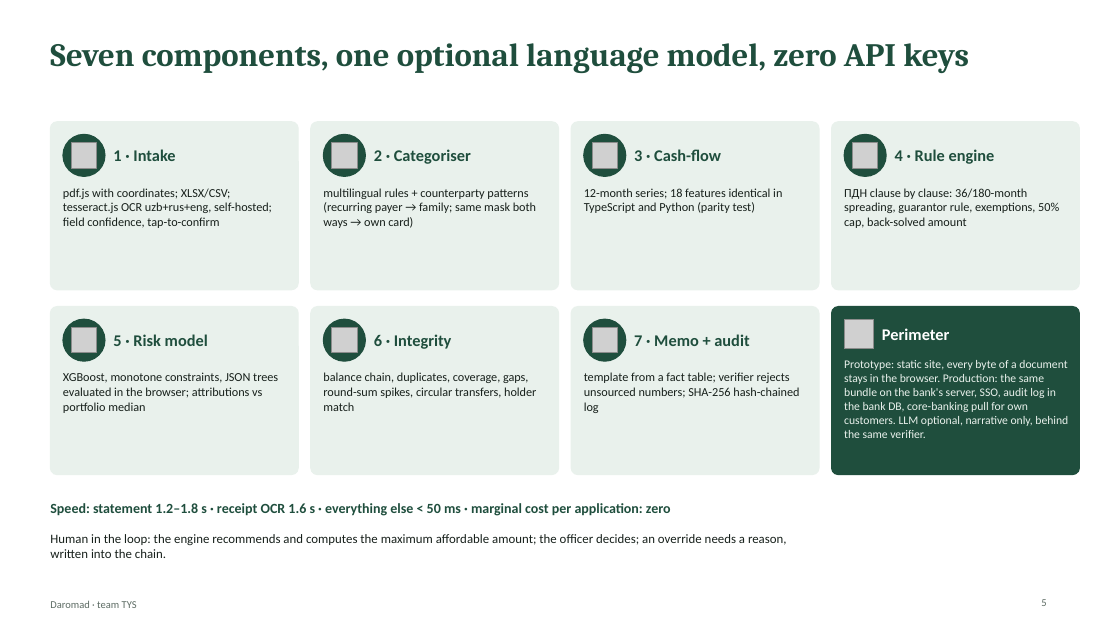
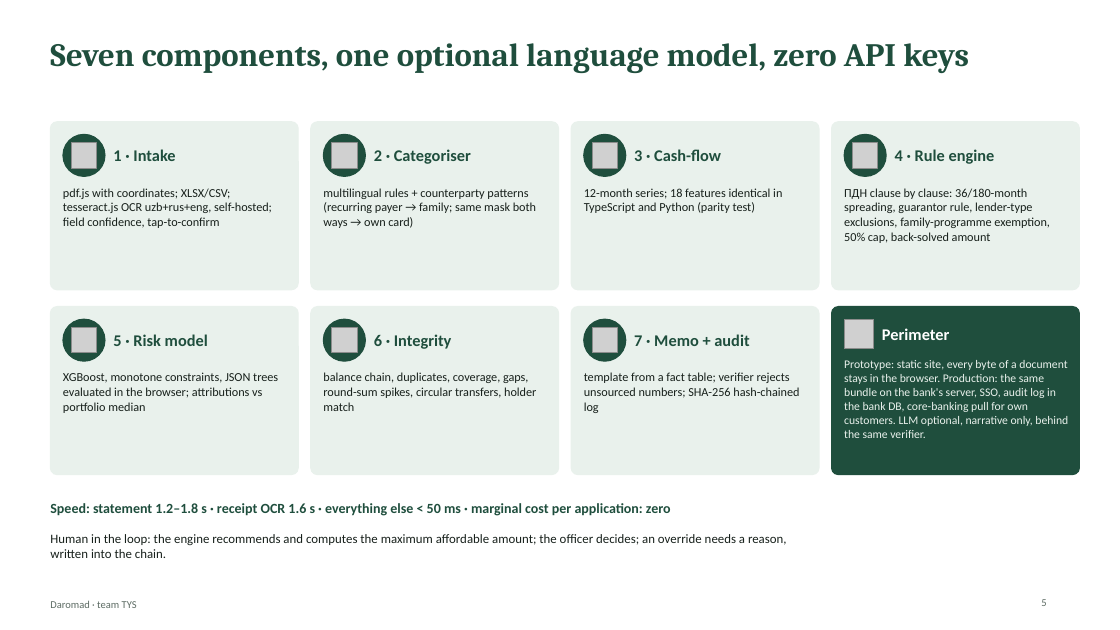
Before and after one commit to hmunisbekk-droid/TYS-fintech, a slide deck: slide 5 of deck/Daromad_TYS_deck.pptx. Drawn at 1120x630 pixels with LibreOffice and Linux fonts; fonts in the diff are those of the drawing; grey boxes stand for pictures. Boxes give left, top, right and bottom in pixels: in the first picture for what was removed or moved away, otherwise in the second. Text is boxed around its words. In the diff, an @@ line names an element or a change of style, - is before the commit and + after.

```diff
--- a/deck/Daromad_TYS_deck.pptx
+++ b/deck/Daromad_TYS_deck.pptx
@@ text at [844, 188, 1050, 243]: text changed @@
-ПДН clause by clause: 36/180-month spreading, guarantor rule, exemptions, 50% cap, back-solved amount
+ПДН clause by clause: 36/180-month spreading, guarantor rule, lender-type exclusions, family-programme exemption, 50% cap, back-solved amount
```
Also in this commit, not shown: 4 other slides changed, 4 other files.
